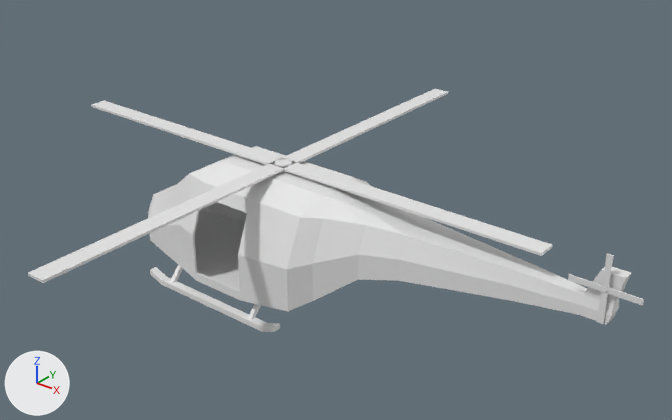
One commit to the Blender file Assets/Models/helicopter.blend: the scene before it, then after it.
Camera for both pictures: a 50 mm camera at (11.78, -12.22, 8.36) aimed at (1.71, 0.37, 0.55). Every picture has the same lights, and +X, +Y and +Z are marked at lower left.

Before the edit, the objects in view are built like this:
```python
me_cube_002 = bpy.data.meshes.new('Cube.002')
me_cube_002.from_pydata(...)  # 16 vertices, 12 faces; spans x -30.2..30.2, y -1.0..1.0, z -1.0..1.0
me_cube_005 = bpy.data.meshes.new('Cube.005')
me_cube_005.from_pydata(...)  # a box spanning x -1.0..1.0, y -1.0..1.0, z -1.0..1.0; a box spanning x -11.7..11.7, y -0.1..0.1, z -1.0..1.0
me_cylinder = bpy.data.meshes.new('Cylinder')
me_cylinder.from_pydata(...)  # 664 vertices, 614 faces; spans x -19.7..40.7, y -12.9..4.5, z -17.0..-0.5
ob_cube = bpy.data.objects.new('Cube', me_cube_002)
ob_cube.location = (0.7, 0.0, 1.37)
ob_cube.scale = (0.184, 5.57, 0.0246)
ob_cube_003 = bpy.data.objects.new('Cube.003', me_cube_005)
ob_cube_003.location = (7.34, -0.16, 1.12)
ob_cube_003.rotation_euler = (1.571, -1.571, 0.0)  # degrees (90, -90, 0)
ob_cube_003.scale = (0.051, 0.598, 0.00928)
ob_cylinder = bpy.data.objects.new('Cylinder', me_cylinder)
ob_cylinder.location = (0.7, 0.7, 1.49)
ob_cylinder.scale = (0.17, 0.17, 0.17)
```
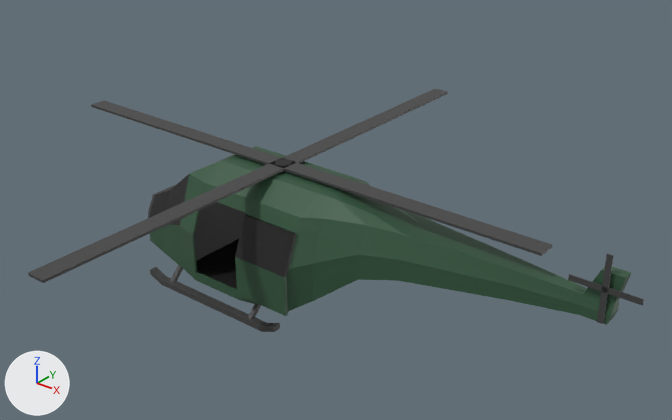
Location of each change, [x1, y1, x2, y2] in pixels of the pictures (672 x 420 px):
```json
{"object": "Cube", "change": "recoloured", "before": [28, 89, 553, 283], "after": [28, 89, 553, 283], "on screen": "white to grey"}
{"object": "Cube.003", "change": "recoloured", "before": [568, 254, 644, 324], "after": [568, 254, 644, 324], "on screen": "grey to black"}
{"part": 1, "of": "me_cylinder", "change": "built on", "after": [194, 202, 297, 316]}
{"part": 2, "of": "me_cylinder", "change": "recoloured", "before": [150, 265, 280, 332], "after": [150, 265, 280, 332], "on screen": "white to black"}
{"part": 3, "of": "me_cylinder", "change": "recoloured", "before": [150, 146, 631, 325], "after": [150, 146, 631, 325], "on screen": "white to green"}
{"part": 4, "of": "me_cylinder", "change": "recoloured", "before": [148, 159, 611, 292], "after": [148, 159, 611, 292], "on screen": "grey to black"}
```

The change, as JSON lines over the scene's bpy script:
```json
{"op": "add", "block": "mat_metal", "code": ["mat_metal = principled_material('Metal')", "mat_metal.base_color = (0.0559, 0.0559, 0.0559)  # black #434343"]}
{"op": "add", "block": "mat_metal_dark", "code": ["mat_metal_dark = principled_material('Metal Dark')", "mat_metal_dark.base_color = (0.0104, 0.0104, 0.0104)  # black #1a1a1a"]}
{"op": "add", "block": "mat_green", "code": ["mat_green = principled_material('Green')", "mat_green.base_color = (0.033, 0.0934, 0.0478)  # dark green #33563e"]}
{"block": "me_cylinder", "where": "# used by ob_cylinder; location = (0.7, 0.7, 1.49); scale = (0.17, 0.17, 0.17)"}
{"op": "remove", "block": "me_cylinder", "code": "me_cylinder.from_pydata(...)  # 664 vertices, 614 faces; spans x -19.7..40.7, y -12.9..4.5, z -17.0..-0.5"}
{"op": "add", "block": "me_cylinder", "code": "me_cylinder.from_pydata(...)  # 716 vertices, 666 faces; spans x -19.7..40.7, y -12.9..4.5, z -17.0..-0.5"}
{"block": "me_cylinder", "change": "me_cylinder part 1"}
{"block": "me_cylinder", "change": "1 vertex is removed from x 0.4, y -4.1, z -1.4"}
{"block": "me_cylinder", "change": "4 faces are deleted"}
{"block": "me_cylinder", "change": "39 vertices are added at x -10.0..13.9, y -12.8..-0.6, z -13.7..-2.6"}
{"block": "me_cylinder", "change": "8 new vertices lie (0.0, 0.0, -1.2) away from vertices in x -6.8..7.5, y -7.0..-1.3, z -1.4"}
{"block": "me_cylinder", "change": "6 new vertices lie (7.1, 0.0, 0.0) away from vertices in x 0.5, y -12.8..-10.7, z -13.7..-4.4"}
{"block": "me_cylinder", "change": "51 new faces join them, mat_metal_dark (black #1a1a1a)"}
{"block": "me_cylinder", "change": "5 new faces join them, mat_green (dark green #33563e)"}
{"block": "me_cylinder", "change": "me_cylinder part 2: 122 faces spanning x -14.2..39.3, y -12.9..4.5, z -17.0..-0.7 switch from no material to mat_metal (black #434343)"}
{"block": "me_cylinder", "change": "me_cylinder part 3: 279 faces spanning x -18.1..40.7, y -12.3..4.0, z -14.7..-0.6 switch from no material to mat_green (dark green #33563e)"}
{"block": "me_cylinder", "change": "me_cylinder part 4: 209 faces spanning x -19.7..39.5, y -12.1..4.0, z -16.6..-0.5 switch from no material to mat_metal_dark (black #1a1a1a)"}
{"block": "me_cube_002", "where": "me_cube_002.from_pydata(...)  # 16 vertices, 12 faces; spans x -30.2..30.2, y -1.0..1.0, z -1.0..1.0"}
{"op": "add", "block": "me_cube_002", "code": "me_cube_002.materials.append(mat_metal)  # black #434343"}
{"block": "me_cube_005", "where": "me_cube_005.from_pydata(...)  # 16 vertices, 12 faces; spans x -11.7..11.7, y -1.0..1.0, z -1.0..1.0"}
{"op": "add", "block": "me_cube_005", "code": "me_cube_005.materials.append(mat_metal)  # black #434343"}
```
